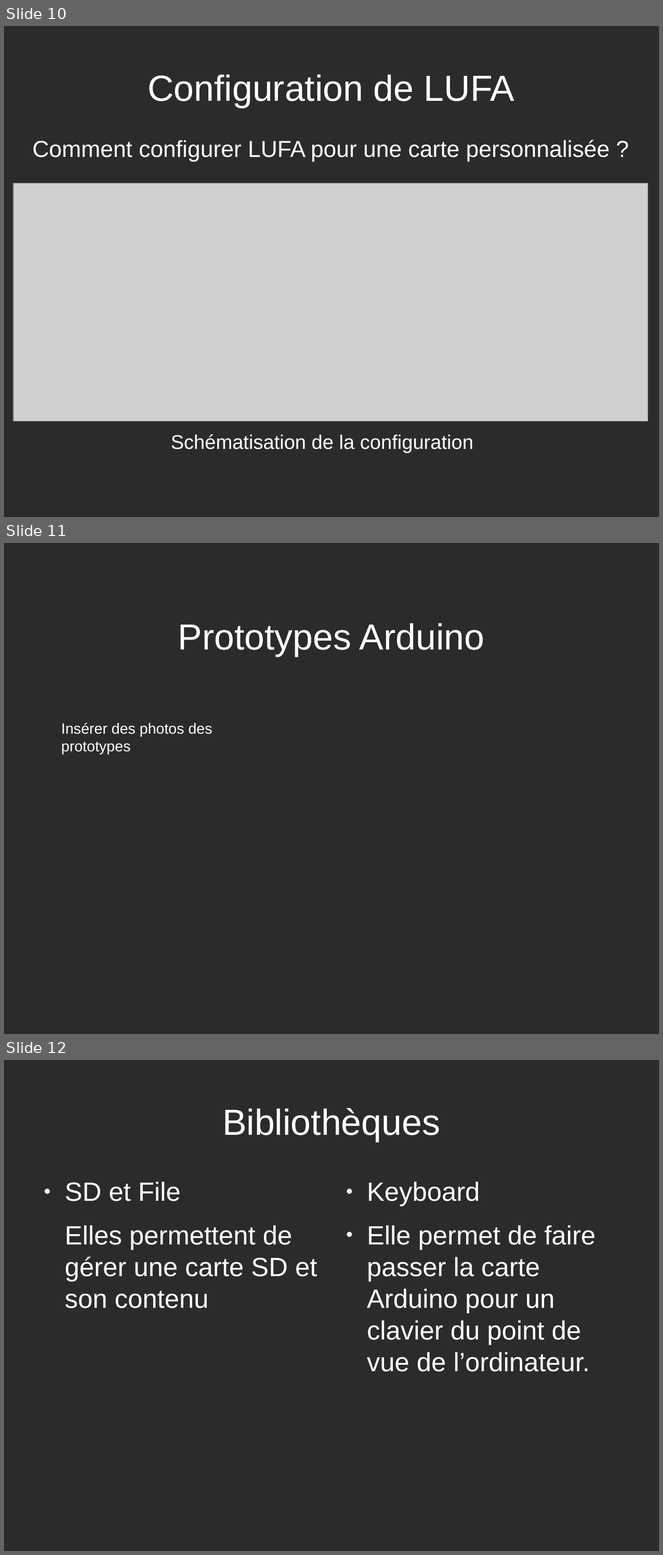
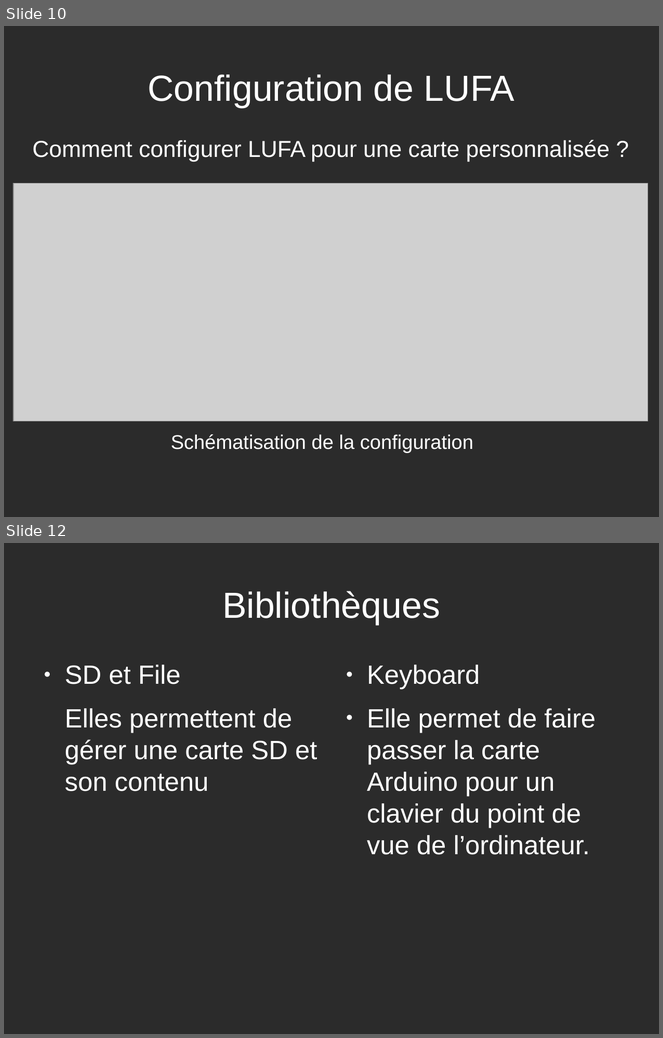
Before and after one commit to rguillomon/IMA3-4_Project, a slide deck: P12(périphUSB).odp. Shown one above the other, each under a label of ours: slides 10, 11 and 12 before the commit, slides 10 and 12 after it; the slides between them are not shown. The pictures are 663x1555 and 663x1038 pixels, drawn with LibreOffice and Linux fonts; fonts in the diff are those of the drawing; grey boxes stand for pictures; background and template pictures are left out; a plain dark background stands for a picture behind light text. Boxes give left, top, right and bottom in pixels: in the first picture for what was removed or moved away, otherwise in the second. Text is boxed around its words. In the diff, an @@ line names an element or a change of style, - is before the commit and + after.

```diff
--- a/P12(périphUSB).odp
+++ b/P12(périphUSB).odp
@@ slide 11 removed at (x1=4, y1=543, x2=659, y2=1034), background picture (left out) @@
@@ title removed at (x1=178, y1=623, x2=485, y2=657) @@
-Prototypes Arduino
@@ text removed at (x1=61, y1=723, x2=213, y2=755) @@
-Insérer des photos des prototypes
```
Also in this commit, not shown: 1 slide changed, 2 slides added, 1 other slide removed.
